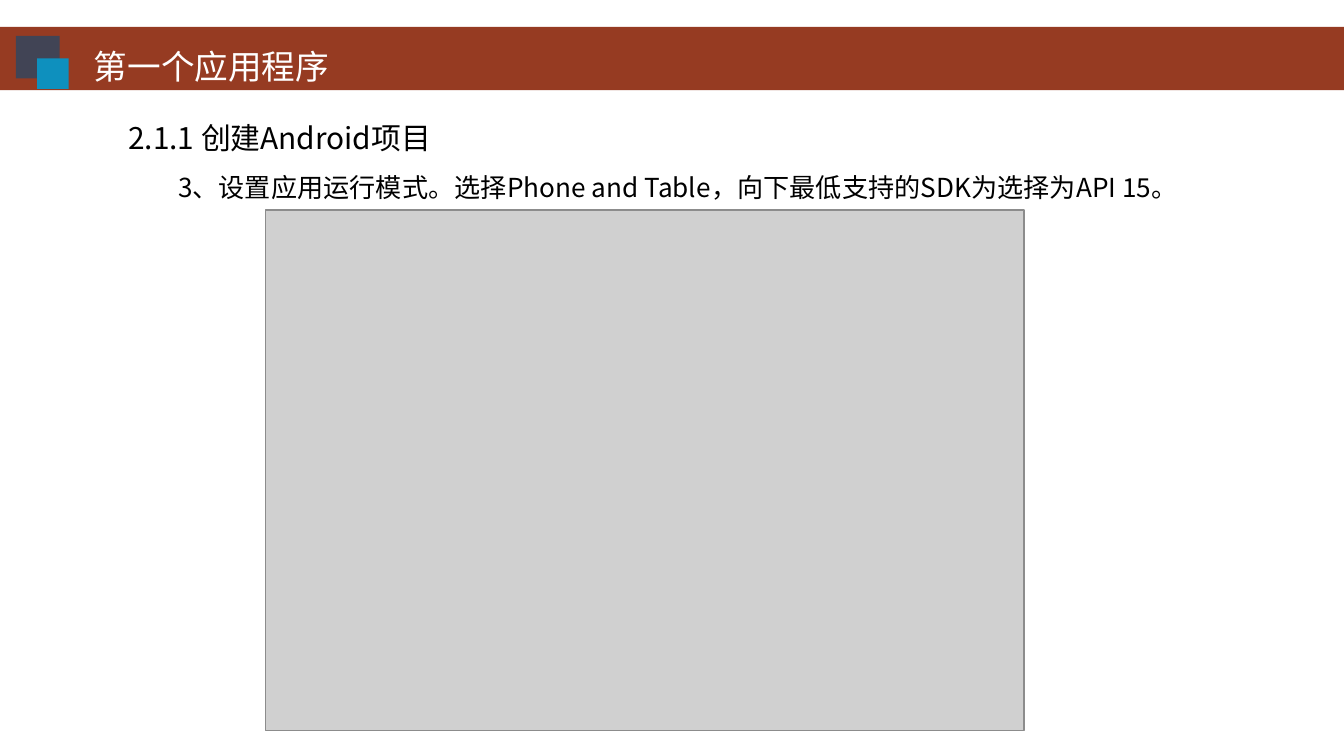
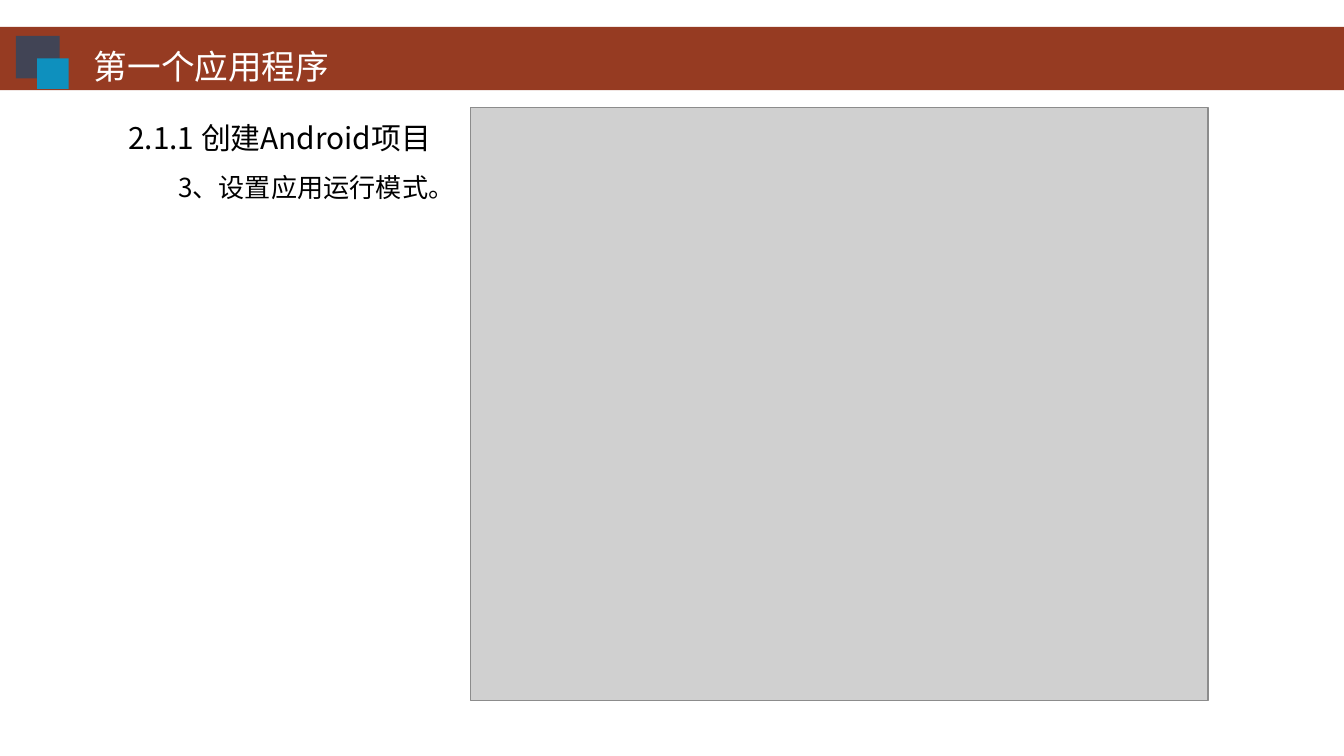
Before and after one commit to HBU/Android-PPT, a slide deck: slide 6 of 02.0 -- 首个程序 -- 第02章.ppt. Drawn at 1344x756 pixels with LibreOffice and Linux fonts; fonts in the diff are those of the drawing; grey boxes stand for pictures; background and template pictures are left out. Boxes give left, top, right and bottom in pixels: in the first picture for what was removed or moved away, otherwise in the second. Text is boxed around its words. In the diff, an @@ line names an element or a change of style, - is before the commit and + after.

```diff
--- a/02.0 -- 首个程序 -- 第02章.ppt
+++ b/02.0 -- 首个程序 -- 第02章.ppt
@@ picture: place and size @@
-picture at (266, 210, 1024, 730)
+picture at (470, 108, 1208, 700)
@@ text at (178, 175, 454, 200): text changed @@
-3、设置应用运行模式。选择Phone and Table，向下最低支持的SDK为选择为API 15。
+3、设置应用运行模式。
```
Also in this commit, not shown: 9 other slides changed, 1 slide added, 5 slides removed.
